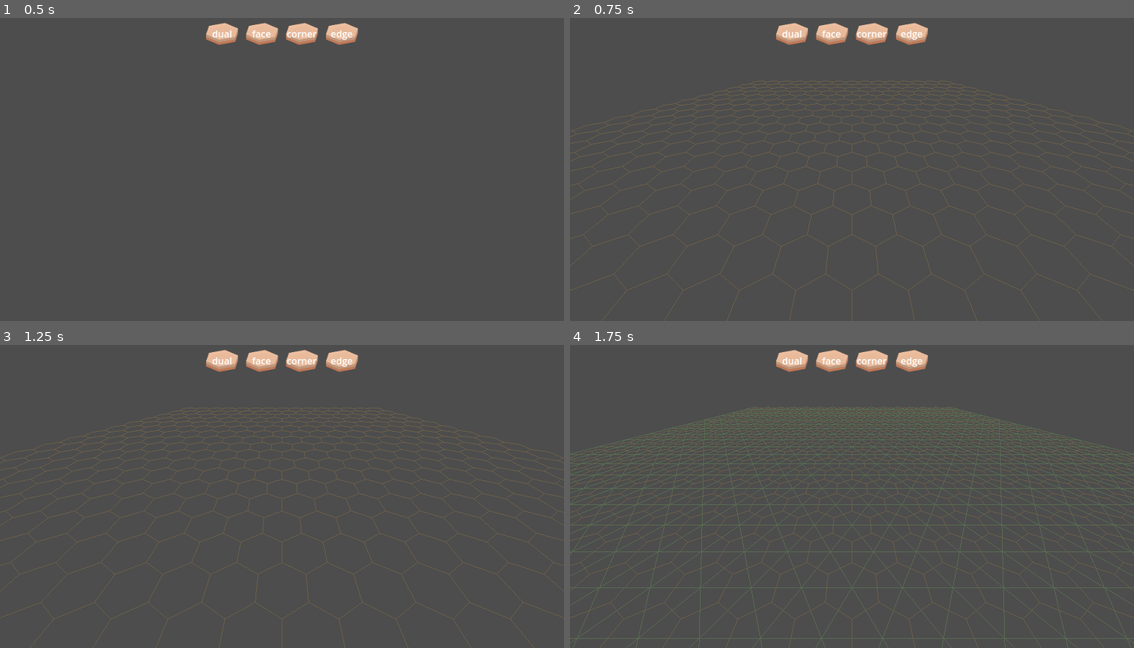
Above: before the commit, frames 1-4 (two rows, left to right).
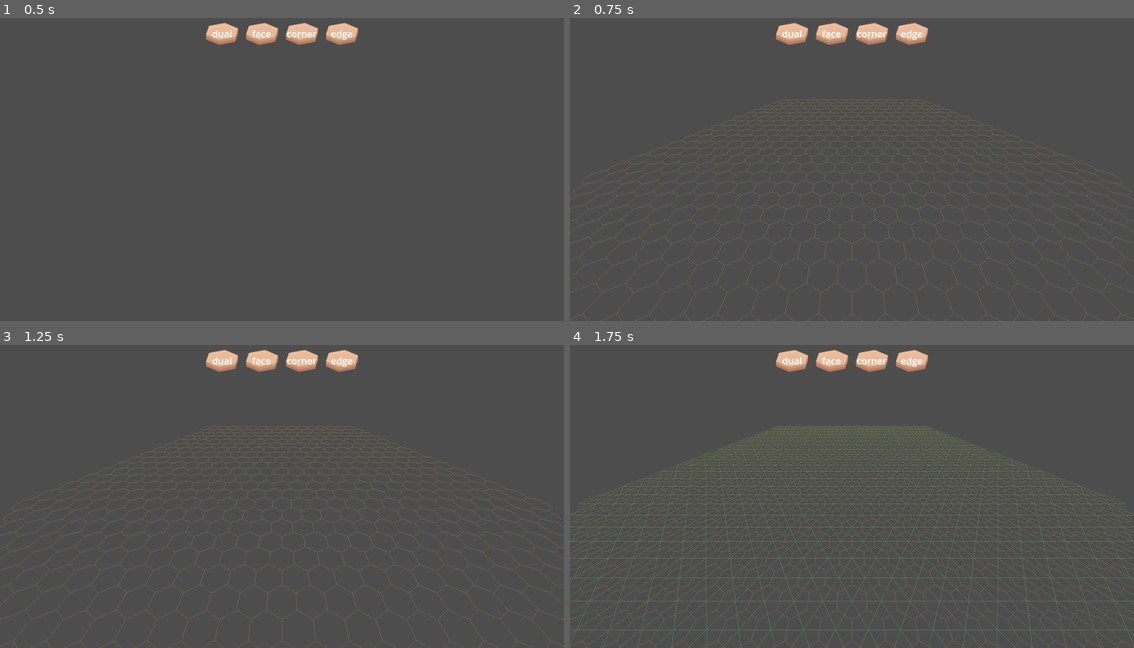
Above: after the commit, the same moments.

Repository: justfordoener/schmuck-of-schmiles
Game: Godot game, scene res://scenes/module_sandbox.tscn
The game is run twice, just before and just after one commit, with the same random seed, the same clock (stepped at 60 frames per second) and the same inputs.
Inputs (mouse positions are in pixels of both pictures, inside the frame that each line leads up to):
- Up to frame 1 (0.5 s): no input
- Up to frame 2 (0.75 s): click (789, 33) at 0.5 s
- Up to frame 3 (1.25 s): no input
- Up to frame 4 (1.75 s): click (829, 360) at 1.25 s

Frame 1 is identical in both runs. In frame 2, 8.8% of the frame differs, in the area x 0-100%, y 20-100%; in frame 3, 8.7%; in frame 4, 21%.

Commit message:
#110 Refactor Character Controller III
Camera pitch flattens when zooming in, playing around with the numbers to see what feels good

Diff:
--- a/project.godot
+++ b/project.godot
@@ -75,7 +75,7 @@
 }
 rotate={
 "deadzone": 0.2,
-"events": [Object(InputEventMouseButton,"resource_local_to_s …(115 unchanged characters)… alse,"meta_pressed":false,"button_mask":4,"position":Vector2(207, 12),"global_position":Vector2(219, 66),"factor":1.0,"button_index":3,"canceled":false,"pressed":true,"double_click":false,"script":null)
+"events": [Object(InputEventMouseButton,"resource_local_to_s …(115 unchanged characters)… alse,"meta_pressed":false,"button_mask":0,"position":Vector2(0, 0),"global_position":Vector2(0, 0),"factor":1.0,"button_index":3,"canceled":false,"pressed":false,"double_click":false,"script":null)
 ]
 }
 move_up={
--- a/scenes/module_sandbox.tscn
+++ b/scenes/module_sandbox.tscn
@@ -92,6 +92,10 @@
 
 [node name="RTSCamera" parent="." instance=ExtResource("3_6o6k0")]
 transform = Transform3D(1, 0, 0, 0, 0.81915206, 0.57357645, 0, -0.57357645, 0.81915206, 0, 12.550121, 15.068786)
+min_zoom = -38.0
+max_zoom = 10.0
+min_pitch = -5.0
+max_pitch = 15.0
 
 [node name="GridManager" parent="." instance=ExtResource("4_jed05")]
 camera_path = NodePath("../RTSCamera")
--- a/scripts/player_controller/rts_camera.gd
+++ b/scripts/player_controller/rts_camera.gd
@@ -16,6 +16,8 @@
 @export var min_zoom = -35.0
 @export var max_zoom = -10.0
 var zoom_target: float
+@export var min_pitch := -40.0   # weit rausgezoomt
+@export var max_pitch :=  -5.0   # nah rangezoomt
 
 # mouse
 @export var mouse_sensitivity = 0.3
@@ -47,12 +49,19 @@
 
 	# get input directions
 	var input_direction = Input.get_vector("move_left", "move_right", "move_forward", "move_back")
-	var movement_direction = (transform.basis * Vector3(input_direction.x, 0, input_direction.y)).normalized()
+	var horizontal_basis = Basis(Vector3.UP, deg_to_rad(rotation_degrees.y))
+	var movement_direction = (horizontal_basis * Vector3(input_direction.x, 0, input_direction.y)).normalized()
+	#var movement_direction = (transform.basis * Vector3(input_direction.x, 0, input_direction.y)).normalized()
 	var rotate_keys_direction = Input.get_axis("rotate_left", "rotate_right")
 	var zoom_direction = (int(Input.is_action_just_released("move_up")) - int(Input.is_action_just_released("move_down")))
 
+	# normalize zoom range between 0 and 1
+	var current_zoom = 1 - inverse_lerp(min_zoom, max_zoom, zoom_target)
+
 	# set movement targets
-	move_target += move_speed * movement_direction
+	var zoom_move_factor = 1.0 - current_zoom + 0.2 #vorher: 1.0 - current_zoom
+	move_target += move_speed * zoom_move_factor * movement_direction
+	#move_target += move_speed * movement_direction
 	rotate_keys_target += rotate_keys_speed * rotate_keys_direction
 	zoom_target += zoom_speed * zoom_direction
 	zoom_target = clamp(zoom_target, min_zoom, max_zoom)
@@ -61,3 +70,13 @@
 	position = lerp(position, move_target, floatyness)
 	rotation_degrees.y = lerp(rotation_degrees.y, rotate_keys_target, floatyness)
 	camera.position.z = lerp(camera.position.z, zoom_target, floatyness)
+
+	# compute new pitch between min_pitch and max_pitch
+	var target_pitch = lerp(min_pitch, max_pitch, current_zoom)
+
+	# apply smoothed rotation
+	rotation_x.rotation_degrees.x = lerp(
+		rotation_x.rotation_degrees.x,
+		target_pitch,
+		floatyness
+	)
